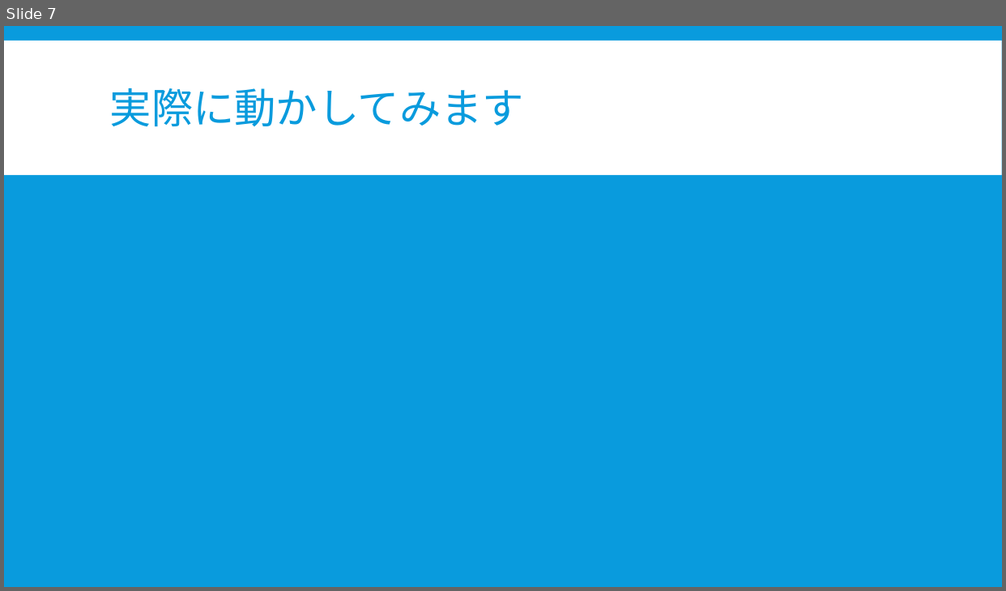
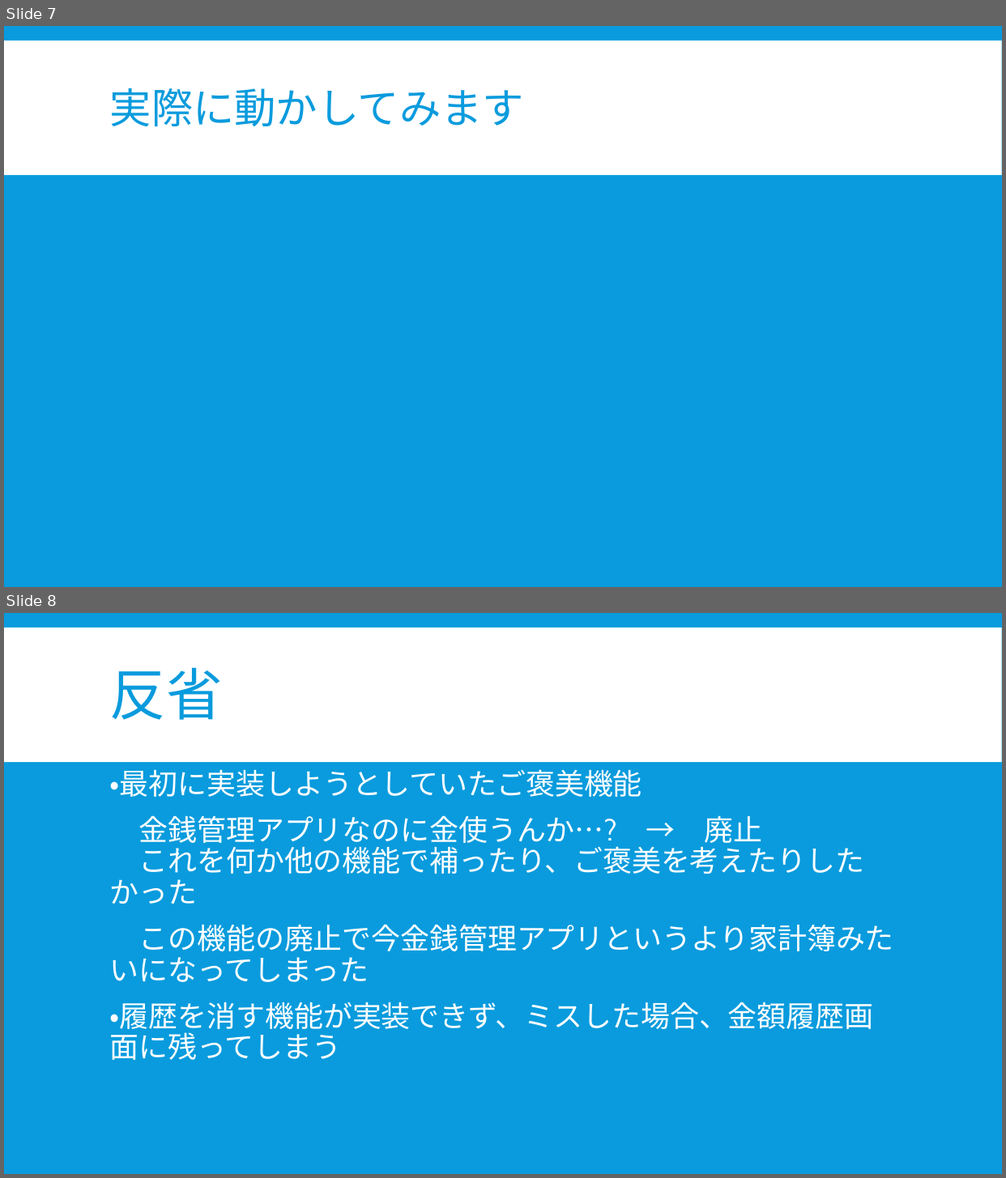
Before and after one commit to hanzawayuki/mobile, a slide deck: 金銭管理アプリ.pptx. Shown one above the other, each under a label of ours: slide 7 before the commit, slides 7 and 8 after it. The pictures are 1006x591 and 1006x1178 pixels, drawn with LibreOffice and Linux fonts; fonts in the diff are those of the drawing. Boxes give left, top, right and bottom in pixels: in the first picture for what was removed or moved away, otherwise in the second. Text is boxed around its words. In the diff, an @@ line names an element or a change of style, - is before the commit and + after.

Commit message:
今あげました。

```diff
--- a/金銭管理アプリ.pptx
+++ b/金銭管理アプリ.pptx
@@ slide 8 added at bbox=[4, 613, 1002, 1174], background #099BDD; not listed: 1 template element that a slide beside it also shows @@
@@ title added at bbox=[110, 667, 223, 720], 54 pt, text #099BDD @@
+反省
@@ text added at bbox=[110, 769, 894, 1060], 28 pt, text #FFFFFF @@
+・最初に実装しようとしていたご褒美機能
+金銭管理アプリなのに金使うんか…? → 廃止
+これを何か他の機能で補ったり、ご褒美を考えたりしたかった
+この機能の廃止で今金銭管理アプリというより家計簿みたいになってしまった
+・履歴を消す機能が実装できず、ミスした場合、金額履歴画面に残ってしまう
```
Also in this commit, not shown: 1 slide changed, 1 other slide added.
